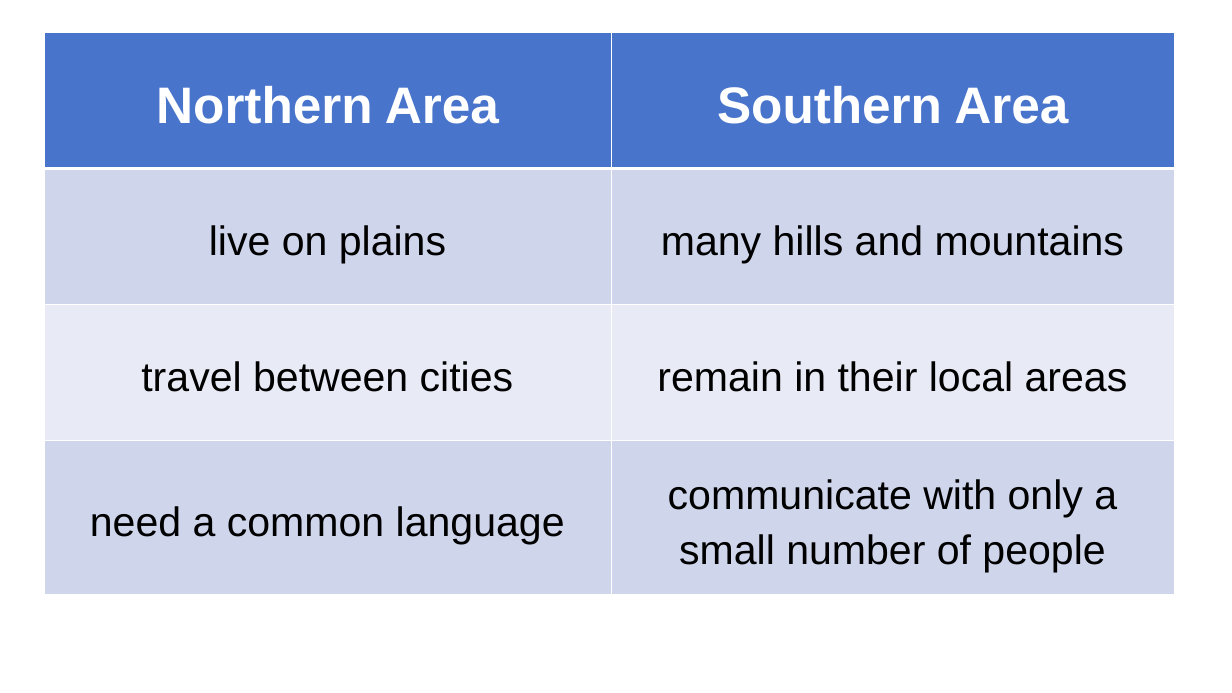
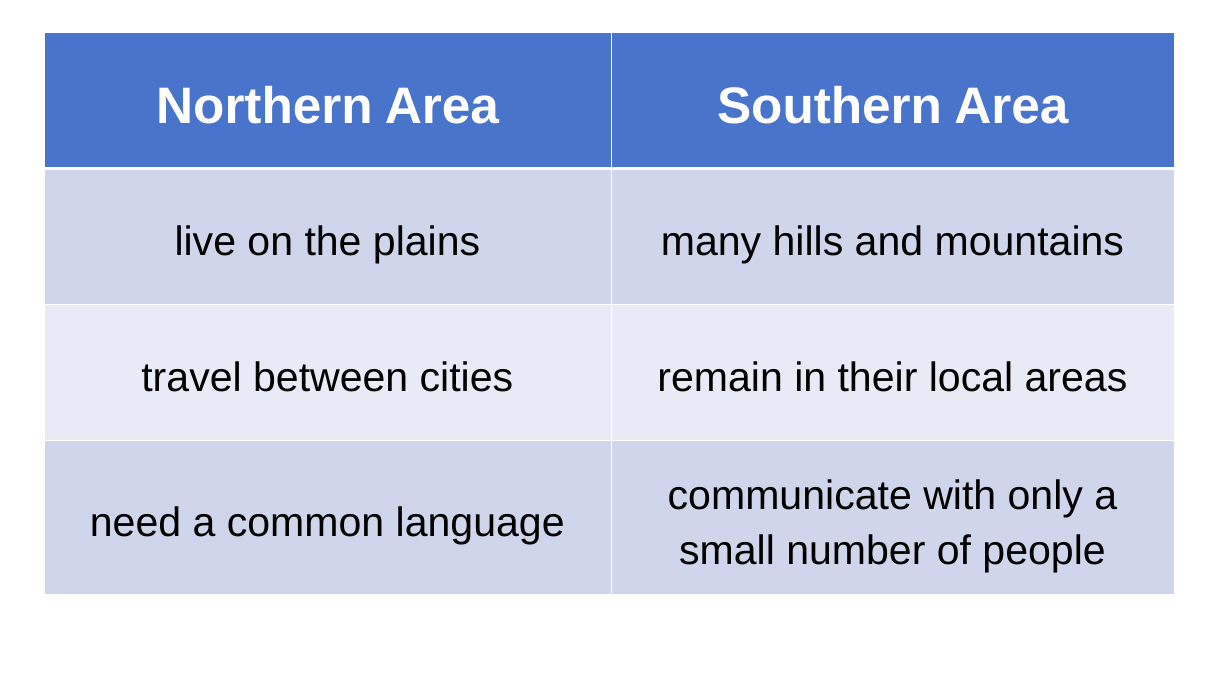
Before and after one commit to poembelief4/note, a slide deck: slide 5 of 南科大/SE2/presentation.pptx. Drawn at 1232x693 pixels with LibreOffice and Linux fonts; fonts in the diff are those of the drawing. Boxes give left, top, right and bottom in pixels: in the first picture for what was removed or moved away, otherwise in the second. Text is boxed around its words. In the diff, an @@ line names an element or a change of style, - is before the commit and + after.

```diff
--- a/南科大/SE2/presentation.pptx
+++ b/南科大/SE2/presentation.pptx
@@ table at (44, 32, 1176, 578) @@
-row 2, column 1: live on plains
+row 2, column 1: live on the plains
```
Also in this commit, not shown: 2 other slides changed, 5 slides added, 2 other files.
